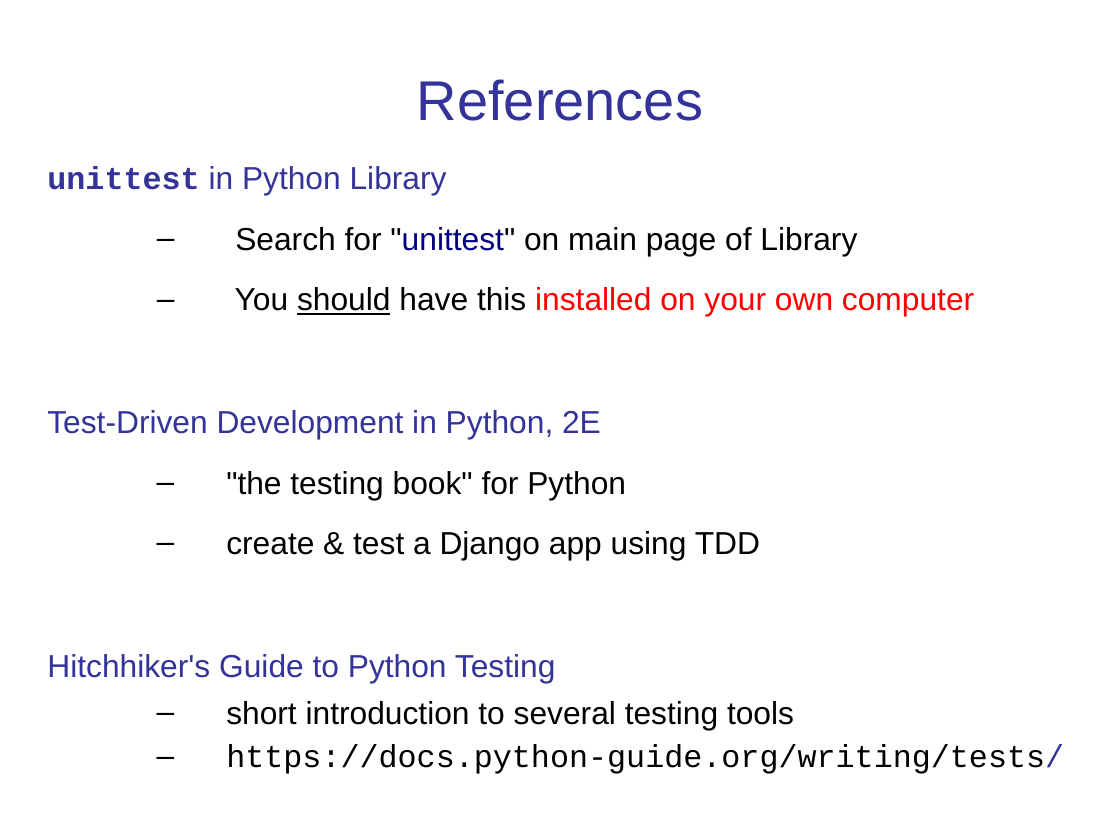
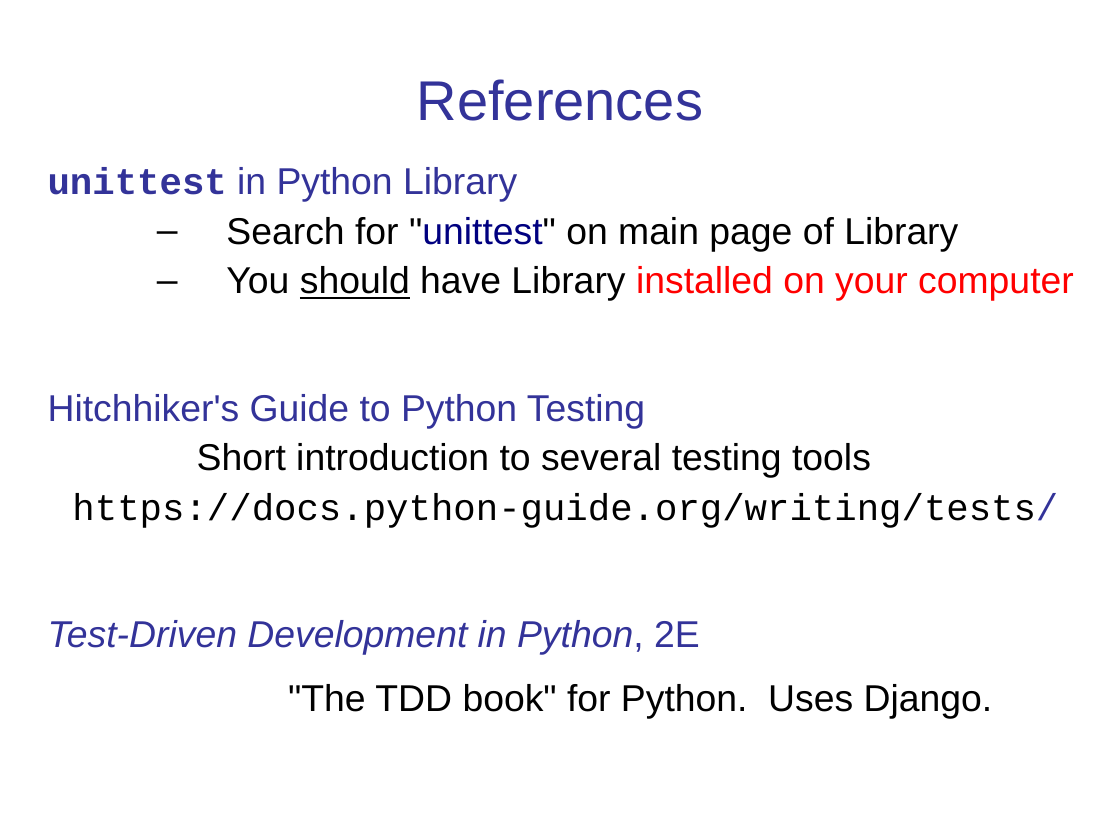
Before and after one commit to cpske/ISP, a slide deck: slide 14 of testing/Intro-to-Testing.ppt (slide 17 before the commit). Drawn at 1120x840 pixels with LibreOffice and Linux fonts; fonts in the diff are those of the drawing. Boxes give left, top, right and bottom in pixels: in the first picture for what was removed or moved away, otherwise in the second. Text is boxed around its words. In the diff, an @@ line names an element or a change of style, - is before the commit and + after.

Commit message:
Update testing slides

```diff
--- a/testing/Intro-to-Testing.ppt
+++ b/testing/Intro-to-Testing.ppt
@@ text at [48, 167, 958, 655]: size 20.4 to 24 pt in "unittest in Python Library", "Search for "unittest" on main page of ...", "Test-Driven Development in Python, 2E"; italic on in "Test-Driven Development in Python,"; line spacing 1 to 0.9; less space between paragraphs @@
@@ text at [48, 266, 1074, 528]: text changed; size 20.4 to 24 pt; text colour #FF0000 to #000000 @@
-  – You should have this installed on your own computer
+  – You should have Library installed on your computer
+Hitchhiker's Guide to Python Testing
+Short introduction to several testing tools
+https://docs.python-guide.org/writing/tests/
@@ text at [288, 684, 993, 719]: text changed; size 20.4 to 24 pt @@
-  – "the testing book" for Python
-  – create & test a Django app using TDD
-Hitchhiker's Guide to Python Testing
-  – short introduction to several testing tools
-  – https://docs.python-guide.org/writing/tests/
+"The TDD book" for Python. Uses Django.
```
Also in this commit, not shown: 7 other slides changed, 3 slides removed, 4 other files.
